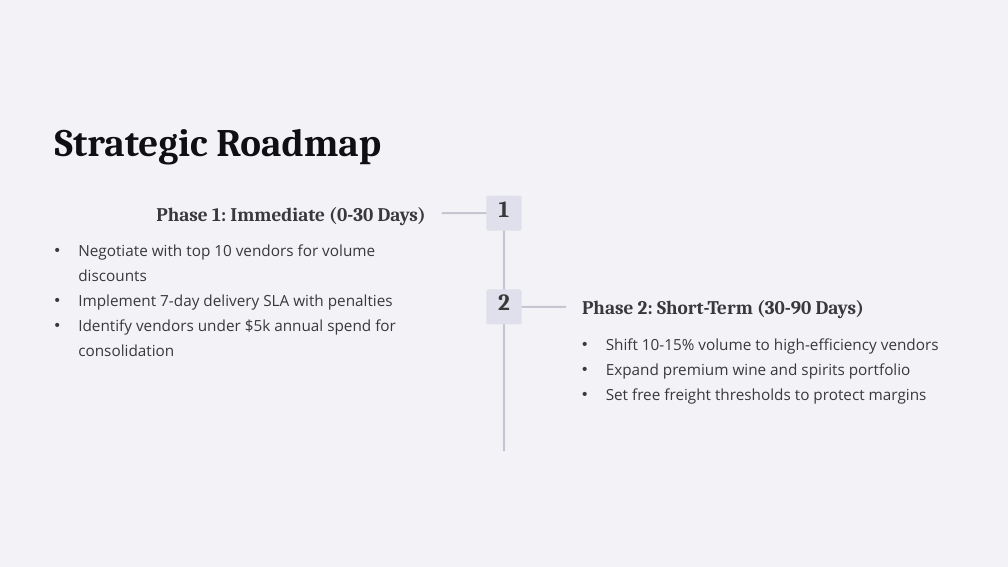
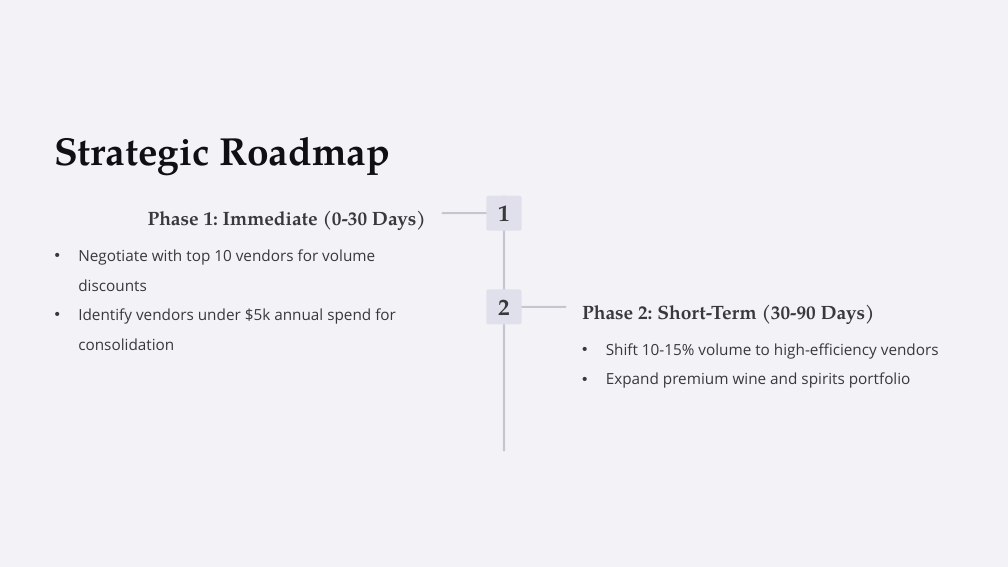
Before and after one commit to Saurabh1222/Liquor-Store-Chain-Vendor-Performance-Analysis, a slide deck: slide 7 of Vendor-Performance-Analysis.pptx (slide 8 before the commit). Drawn at 1008x567 pixels with LibreOffice and Linux fonts; fonts in the diff are those of the drawing; background and template pictures are left out. Boxes give left, top, right and bottom in pixels: in the first picture for what was removed or moved away, otherwise in the second. Text is boxed around its words. In the diff, an @@ line names an element or a change of style, - is before the commit and + after.

```diff
--- a/Vendor-Performance-Analysis.pptx
+++ b/Vendor-Performance-Analysis.pptx
@@ text "Strategic Roadmap" at bbox=[55, 137, 391, 176]: font Cambria to TeX Gyre Pagella; line spacing 55.5pt to 1.25 @@
@@ text "Phase 1: Immediate (0-30 Days)" at bbox=[148, 211, 426, 230]: font Cambria to TeX Gyre Pagella; line spacing 27.5pt to 1.25 @@
@@ text "1" at bbox=[498, 205, 510, 221]: font Cambria to TeX Gyre Pagella; line spacing 26.5pt to 1 @@
@@ text "Negotiate with top 10 vendors ..." at bbox=[78, 249, 396, 350]: line spacing 28.5pt to 1.63 @@
@@ text at bbox=[78, 294, 393, 310]: paragraph removed @@
-• Implement 7-day delivery SLA with penalties
@@ text "2" at bbox=[498, 299, 510, 315]: font Cambria to TeX Gyre Pagella; line spacing 26.5pt to 1 @@
@@ text "Phase 2: Short-Term (30-90 Days)" at bbox=[582, 305, 875, 324]: font Cambria to TeX Gyre Pagella; line spacing 27.5pt to 1.25 @@
@@ text "Shift 10-15% volume to high-efficiency ..." at bbox=[606, 343, 939, 388]: line spacing 28.5pt to 1.63 @@
@@ text at bbox=[606, 388, 927, 404]: paragraph removed @@
-• Set free freight thresholds to protect margins
```
Also in this commit, not shown: 7 other slides changed, 2 slides removed.
